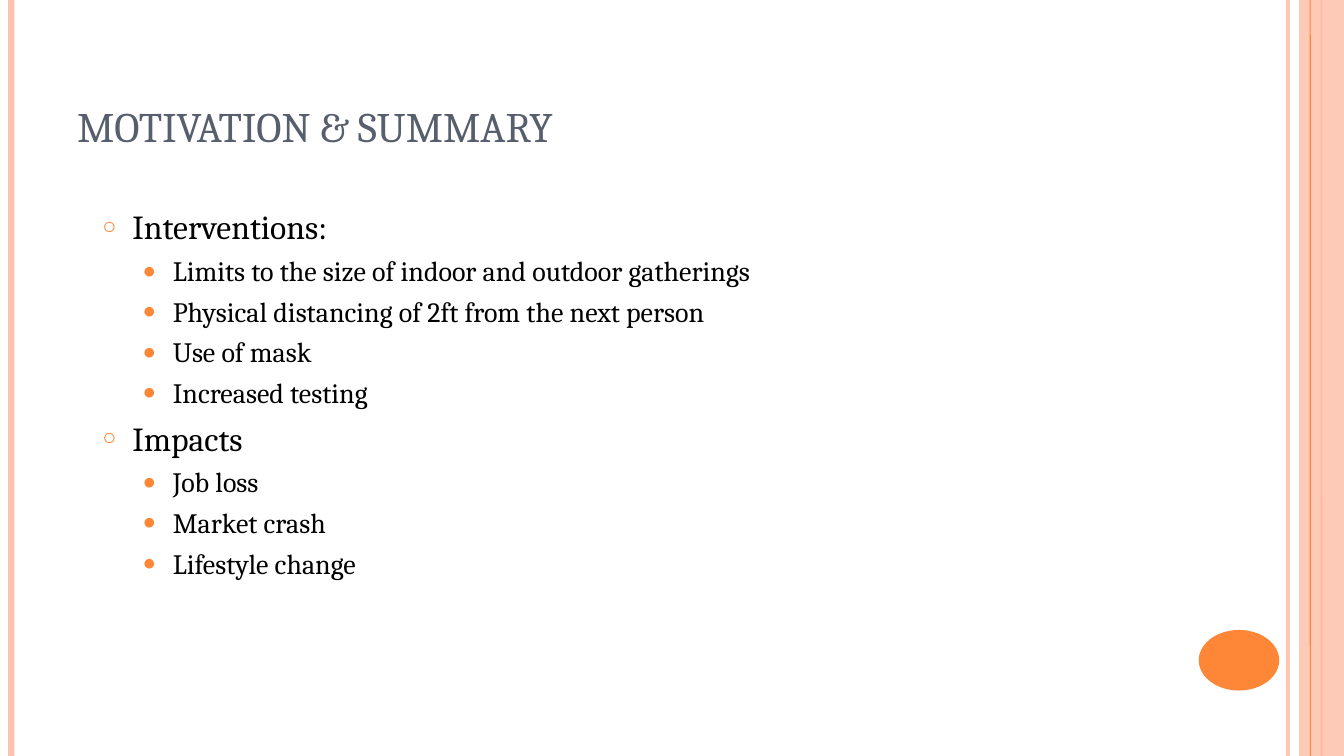
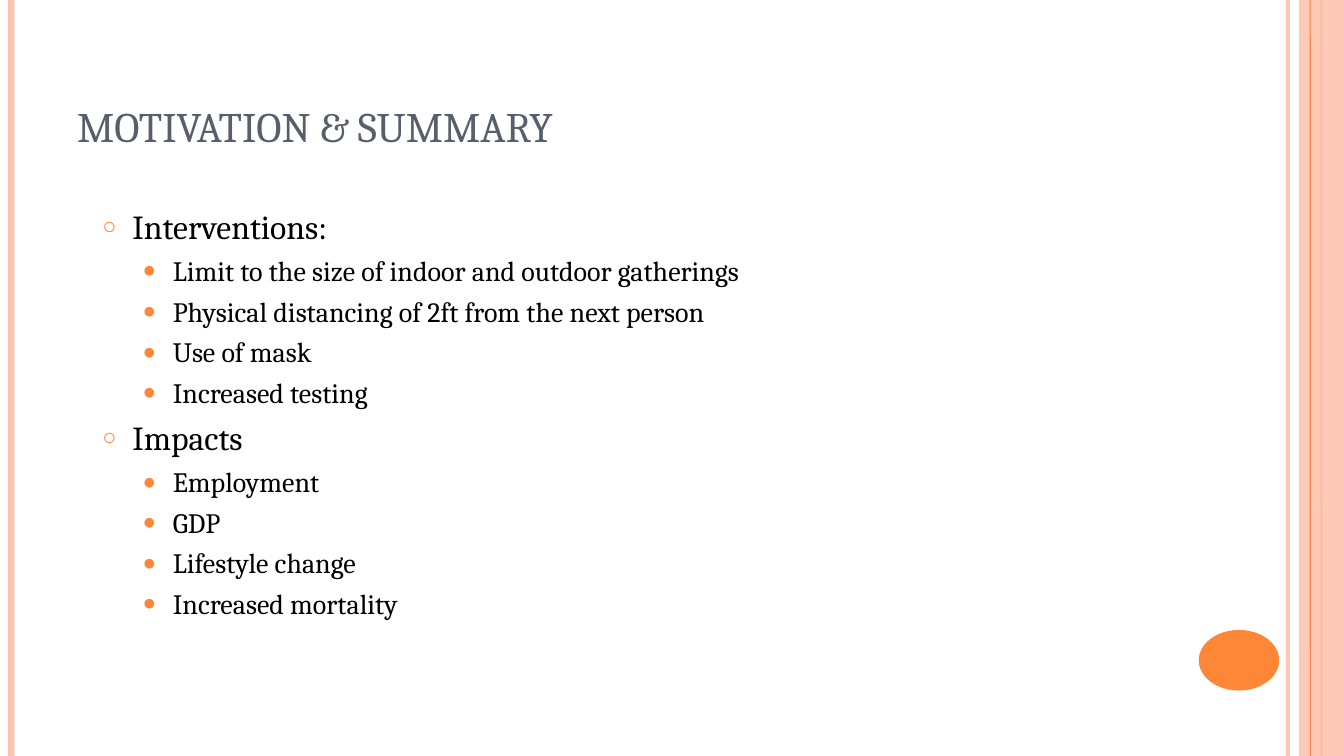
Before and after one commit to BunmiOlakanmi/Project, a slide deck: slide 4 of COVID-19 - analysis.ppt. Drawn at 1344x756 pixels with LibreOffice and Linux fonts; fonts in the diff are those of the drawing. Boxes give left, top, right and bottom in pixels: in the first picture for what was removed or moved away, otherwise in the second. Text is boxed around its words. In the diff, an @@ line names an element or a change of style, - is before the commit and + after.

```diff
--- a/COVID-19 - analysis.ppt
+++ b/COVID-19 - analysis.ppt
@@ text at [173, 261, 739, 287]: text changed @@
-  ● Limits to the size of indoor and outdoor gatherings
+  ● Limit to the size of indoor and outdoor gatherings
@@ text at [173, 472, 320, 534]: text changed @@
-  ● Job loss
-  ● Market crash
+  ● Employment
+  ● GDP
@@ text at [173, 594, 398, 620]: paragraph added @@
+  ● Increased mortality
```
Also in this commit, not shown: 5 other slides changed, 7 slides added, 2 slides removed.
